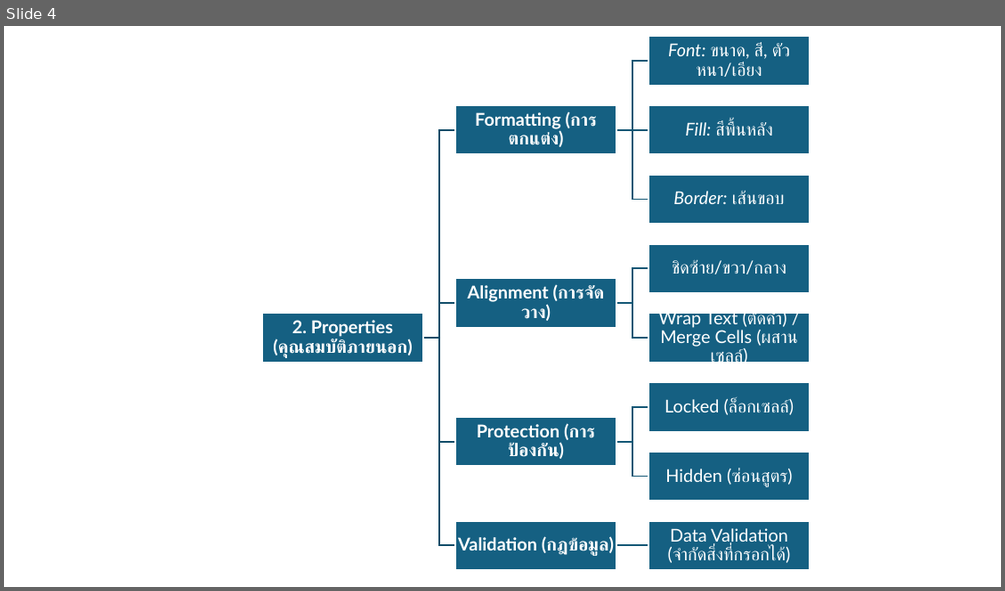
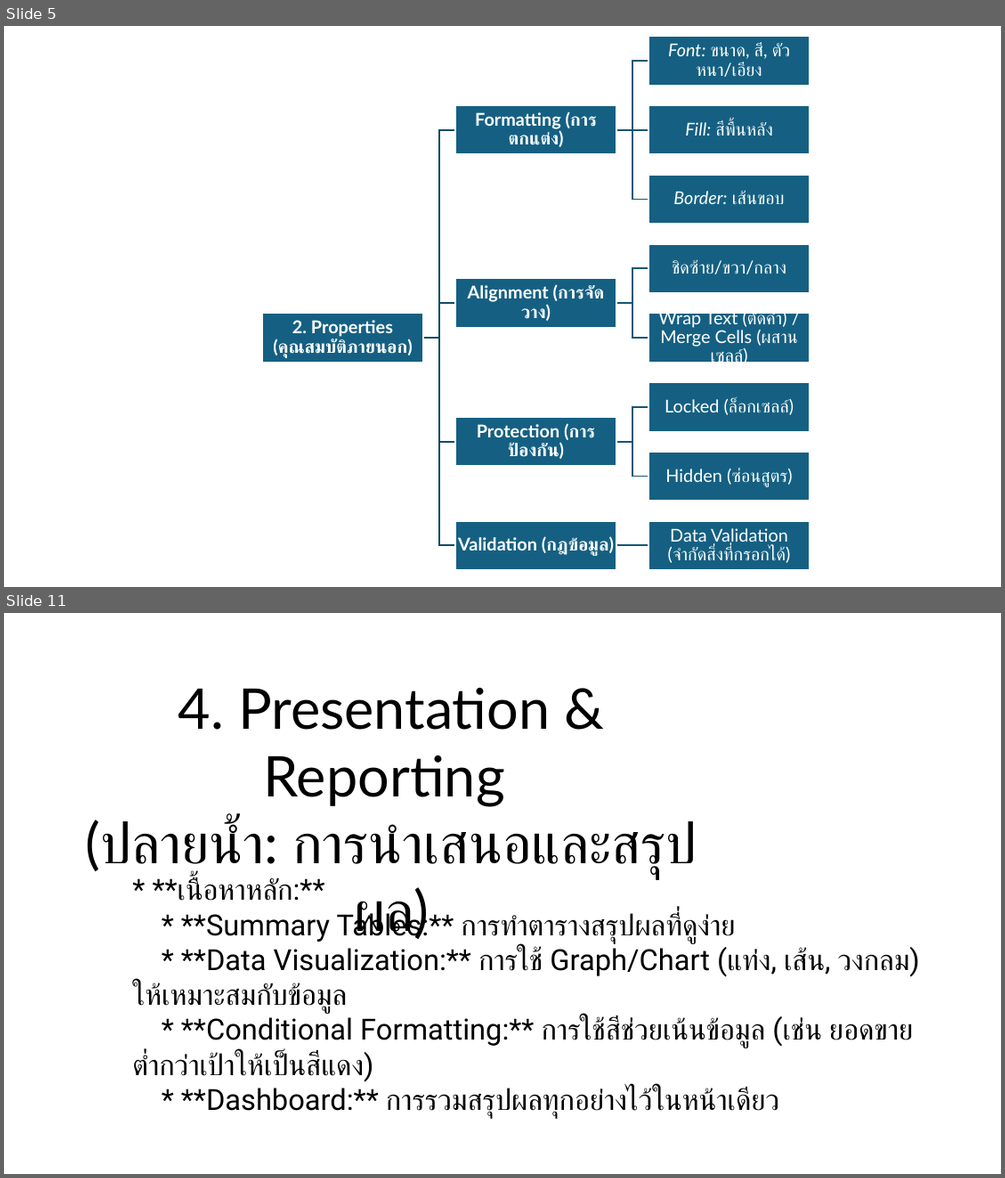
Before and after one commit to Tepakornk/excel-course, a slide deck: Excelppt.pptx. Shown one above the other, each under a label of ours: slide 4 before the commit, slides 5 and 11 after it; the slides between them are not shown. The pictures are 1005x591 and 1005x1178 pixels, drawn with LibreOffice and Linux fonts; fonts in the diff are those of the drawing. Boxes give left, top, right and bottom in pixels: in the first picture for what was removed or moved away, otherwise in the second. Text is boxed around its words. In the diff, an @@ line names an element or a change of style, - is before the commit and + after.

```diff
--- a/Excelppt.pptx
+++ b/Excelppt.pptx
@@ slide 11 added at box(4, 613, 1001, 1174), background #FFFFFF @@
@@ text added at box(86, 688, 696, 879), 54 pt, text #000000 @@
+4. Presentation & Reporting
+(ปลายน้ำ: การนำเสนอและสรุปผล)
@@ text added at box(132, 874, 920, 1118), 28 pt, text #000000 @@
+* **เนื้อหาหลัก:**
+* **Summary Tables:** การทำตารางสรุปผลที่ดูง่าย
+* **Data Visualization:** การใช้ Graph/Chart (แท่ง, เส้น, วงกลม) ให้เหมาะสมกับข้อมูล
+* **Conditional Formatting:** การใช้สีช่วยเน้นข้อมูล (เช่น ยอดขายต่ำกว่าเป้าให้เป็นสีแดง)
+* **Dashboard:** การรวมสรุปผลทุกอย่างไว้ในหน้าเดียว
@@ what was slide 4 is now slide 5 @@
```
Also in this commit, not shown: 9 other slides added, 5 other files.
